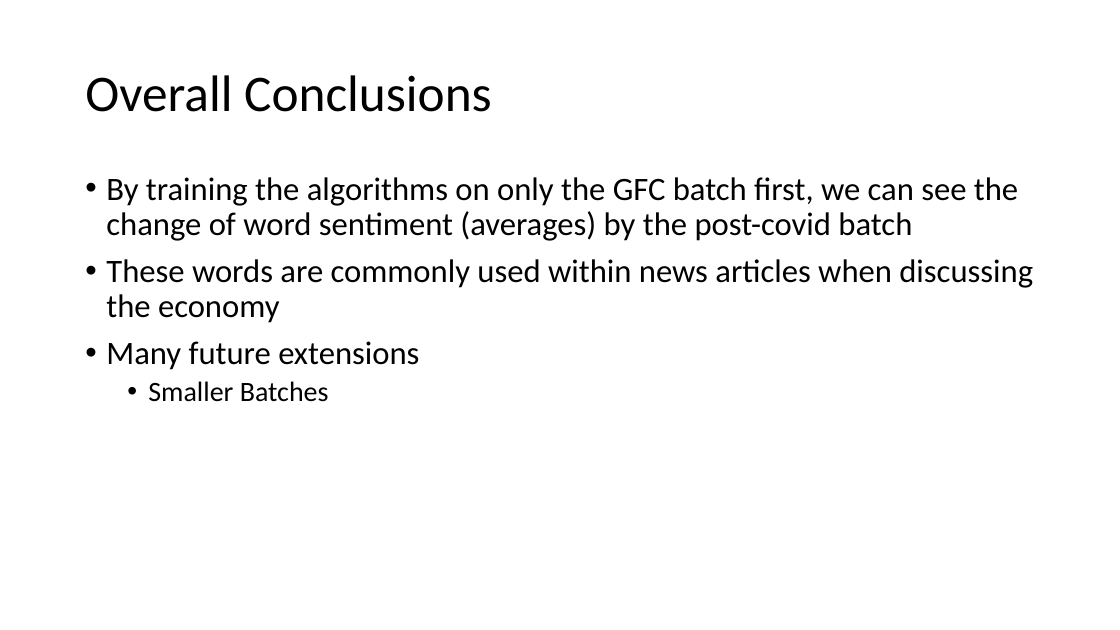
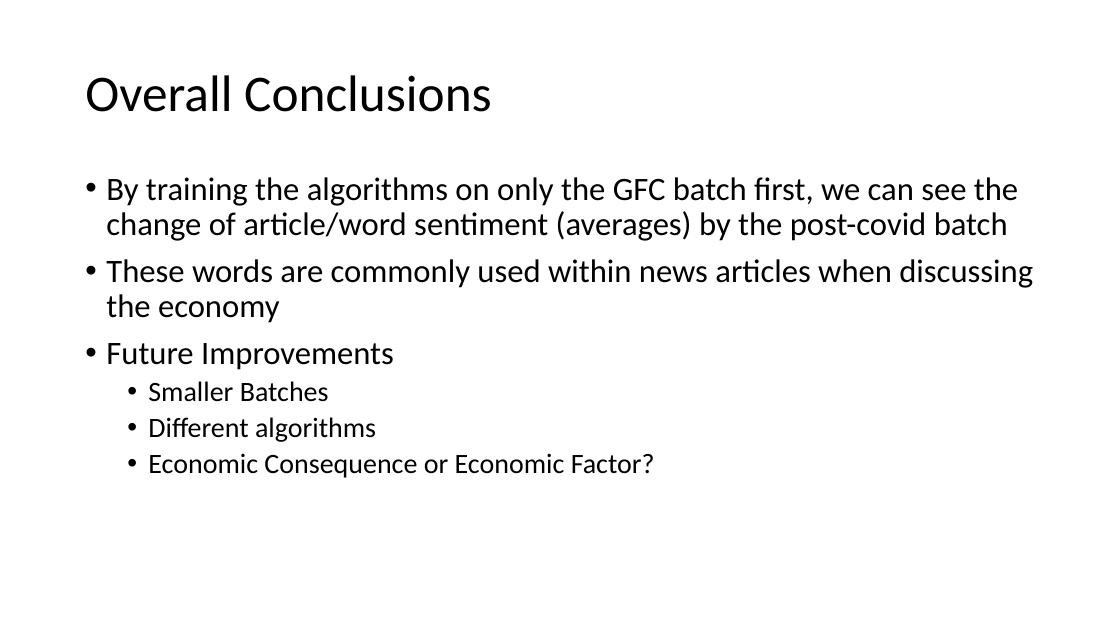
Before and after one commit to dsstudent2022/NLP-Spring-2022-Group5, a slide deck: slide 15 of final-group-presentation.pptx (slide 14 before the commit). Drawn at 1120x630 pixels with LibreOffice and Linux fonts; fonts in the diff are those of the drawing. Boxes give left, top, right and bottom in pixels: in the first picture for what was removed or moved away, otherwise in the second. Text is boxed around its words. In the diff, an @@ line names an element or a change of style, - is before the commit and + after.

```diff
--- a/final-group-presentation.pptx
+++ b/final-group-presentation.pptx
@@ text at [106,177,1018,241]: text changed @@
-• By training the algorithms on only the GFC batch first, we can see the change of word sentiment (averages) by the post-covid batch
+• By training the algorithms on only the GFC batch first, we can see the change of article/word sentiment (averages) by the post-covid batch
@@ text at [106,343,394,370]: text changed @@
-• Many future extensions
+• Future Improvements
@@ text at [148,417,655,478]: paragraphs added @@
+  • Different algorithms
+  • Economic Consequence or Economic Factor?
```
Also in this commit, not shown: 6 other slides changed, 1 slide added.
